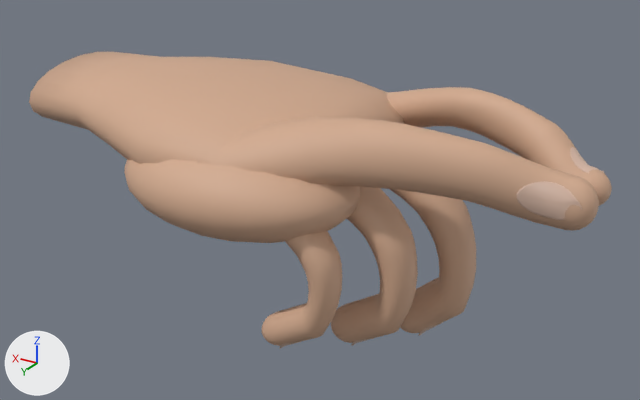
Before and after pictures for a commit that changed the glTF model content/world/assets/models/acu-practitioner-hand.glb.
Rendered twice from a 50 mm lens placed at (-0.0492, 0.2054, 0.085), pointed at (0.0759, -0.0032, -0.0193). The lights are fixed; the arrows at lower left show +X, +Y and +Z. The older version comes first. Vertices at exactly the same position are counted once.

Names of what the first picture shows: 'index_skin', 'little_skin', 'middle_skin', 'palm_surface', 'ring_skin', 'thenar', 'thumb_nail', 'thumb_skin' and 2 more.
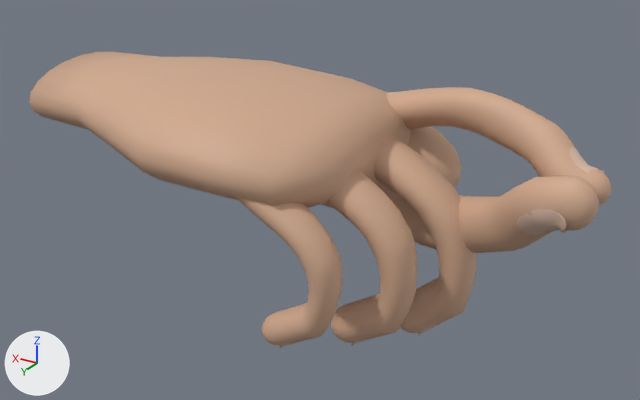
The change, as a diff of the scene's bpy script:
```diff
--- a/content/world/assets/models/acu-practitioner-hand.glb.py
+++ b/content/world/assets/models/acu-practitioner-hand.glb.py
@@ me_thenar @@
 # used by ob_thenar; location = (0.0, 0.0, 0.0)
-me_thenar.from_pydata(...)  # 266 vertices, 528 faces; spans x 0.05..0.12, y -0.001..0.049, z -0.019..0.009
+me_thenar.from_pydata(...)  # 266 vertices, 528 faces; spans x 0.043..0.113, y -0.051..-0.007, z -0.031..0.003
+# me_thenar part 1: the whole mesh is scaled about its middle by (1, 0.88, 1.21), then moved by (-0.007, -0.053, -0.009)
 me_thenar.materials.append(mat_hand_skin)
@@ me_thumb_nail @@
 # used by ob_thumb_nail; location = (0.022, 0.0131, 0.006)
-me_thumb_nail.from_pydata(...)  # 242 vertices, 480 faces; spans x -0.0257..-0.01132, y -0.00342..0.00179, z -0.00866..0.00029
+me_thumb_nail.from_pydata(...)  # 242 vertices, 480 faces; spans x -0.02006..-0.00646, y 0.00633..0.01641, z 0.00309..0.01341
+# me_thumb_nail part 2: 242 of 242 vertices moved; they spanned x -0.0257..-0.01132, y -0.00342..0.00179, z -0.00866..0.00029 and now span x -0.02006..-0.00646, y 0.00633..0.01641, z 0.00309..0.01341; mean shift (0.00493, 0.01397, 0.01243)
 me_thumb_nail.materials.append(mat_hand_nails)
@@ me_thumb_skin @@
 # used by ob_thumb_skin; location = (0.0, 0.0, 0.0)
-me_thumb_skin.from_pydata(...)  # 480 vertices, 956 faces; spans x -0.0065..0.0909, y 0.0007..0.0433, z -0.0087..0.0166
+me_thumb_skin.from_pydata(...)  # 480 vertices, 956 faces; spans x -0.0065..0.0927, y -0.0466..0.0113, z -0.031..0.0068
+# me_thumb_skin part 3: 340 of 480 vertices moved; they spanned x 0.0042..0.0909, y 0.0015..0.0433, z -0.0087..0.0166 and now span x 0.002..0.0927, y -0.0466..0.0098, z -0.031..0.0038; mean shift (-0.0034, -0.0338, -0.0205); largest move (0.0831, 0.0406, -0.0051) -> (0.0926, -0.0262, -0.0151)
 me_thumb_skin.materials.append(mat_hand_skin)
@@ ob_thumb_nail @@
 ob_thumb_nail = bpy.data.objects.new('thumb_nail', me_thumb_nail)
-ob_thumb_nail.location = (0.022, 0.0131, 0.006)
+ob_thumb_nail.location = (0.019, -0.0044, -0.014)
```

Pixel boxes [x1, y1, x2, y2] of what changed, in the pictures (640 x 400 px; the box of a moved part takes in the faces that stretch with it):
'thumb_skin', reshaped: before [197, 116, 599, 231]; after [392, 176, 599, 253]
'thenar', moved, rescaled: before [124, 159, 361, 243]; after [321, 127, 462, 209]
'thumb_nail', reshaped, moved (23% narrower, 32% shorter): before [517, 181, 582, 220]; after [517, 209, 567, 235]
part 3 of me_thumb_skin, moved or reshaped: before [197, 118, 569, 230]; after [392, 176, 569, 253]
